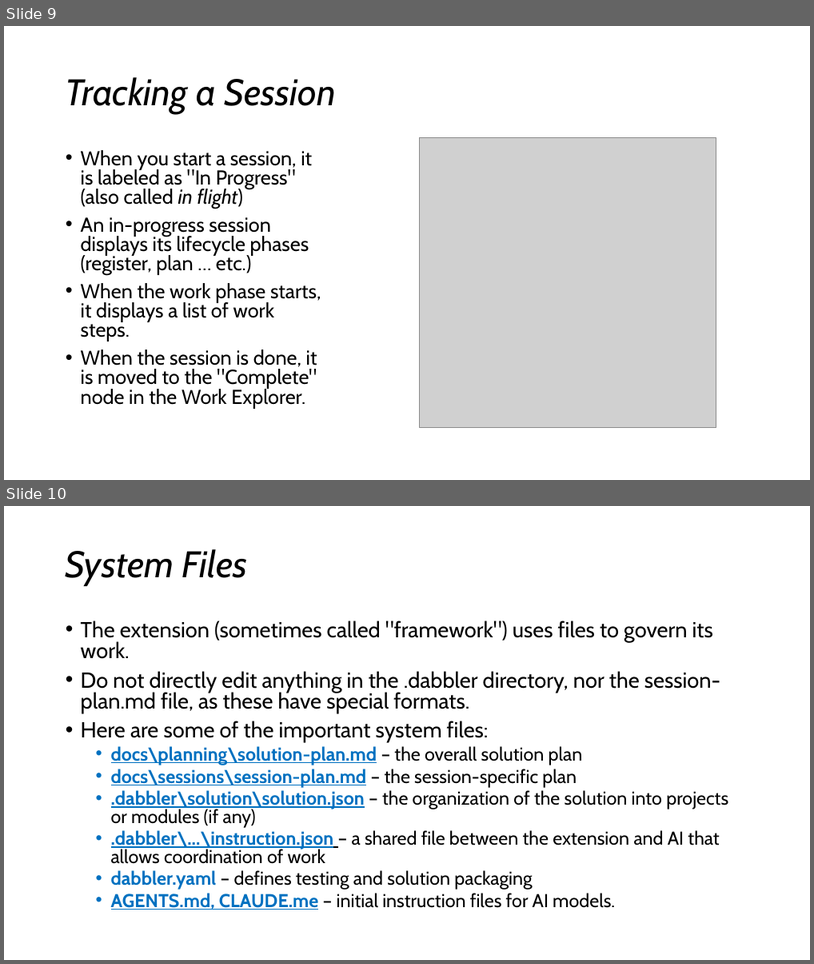
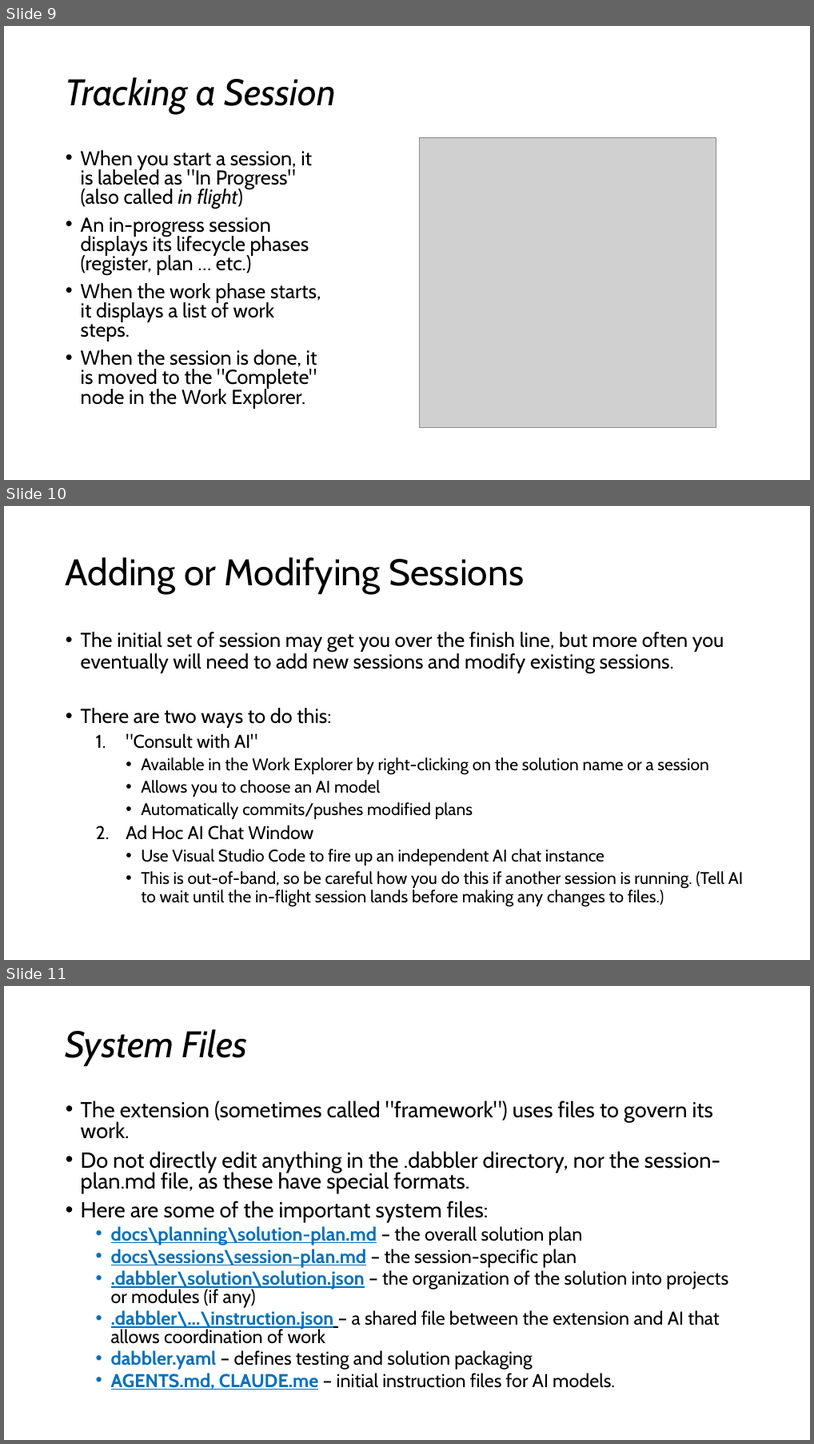
Before and after one commit to darndestdabbler/dabbler-ai-orchestration, a slide deck: docs/onboarding/ai-orchestration.pptx. Shown one above the other, each under a label of ours: slides 9 and 10 before the commit, slides 9, 10 and 11 after it. The pictures are 814x964 and 814x1444 pixels, drawn with LibreOffice and Linux fonts; fonts in the diff are those of the drawing; grey boxes stand for pictures. Boxes give left, top, right and bottom in pixels: in the first picture for what was removed or moved away, otherwise in the second. Text is boxed around its words. In the diff, an @@ line names an element or a change of style, - is before the commit and + after.

Commit message:
Add slide to PowerPoint that addresses adding and modify sessions.

```diff
--- a/docs/onboarding/ai-orchestration.pptx
+++ b/docs/onboarding/ai-orchestration.pptx
@@ slide 10 added at (4,506,810,960), background #FFFFFF @@
@@ title added at (66,557,524,594), 44 pt, text #000000 @@
+Adding or Modifying Sessions
@@ text added at (81,632,743,907), 20 pt, text #000000 @@
+• The initial set of session may get you over the finish line, but more often you eventually will need to add new sessions and modify existing sessions.
+• There are two ways to do this:
+  1. "Consult with AI"
+    • Available in the Work Explorer by right-clicking on the solution name or a session
+    • Allows you to choose an AI model
+    • Automatically commits/pushes modified plans
+  2. Ad Hoc AI Chat Window
+    • Use Visual Studio Code to fire up an independent AI chat instance
+    • This is out-of-band, so be careful how you do this if another session is running. (Tell AI to wait until the in-flight session lands before making any changes to files.)
@@ what was slide 10 is now slide 11 @@
```
